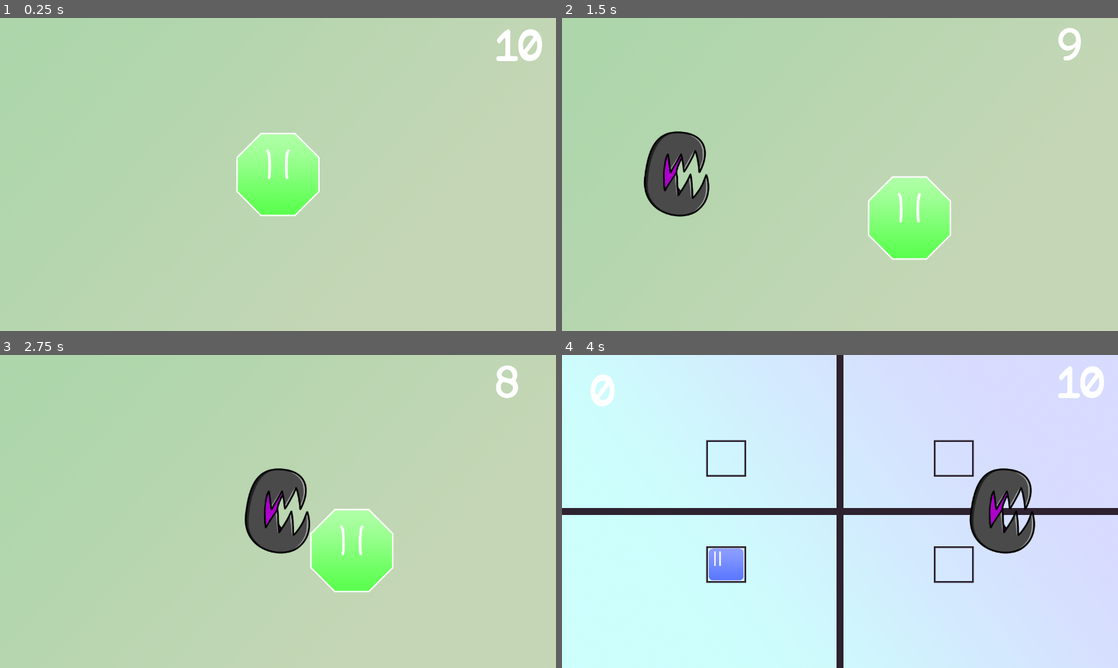
Above: before the commit, frames 1-4 (two rows, left to right).
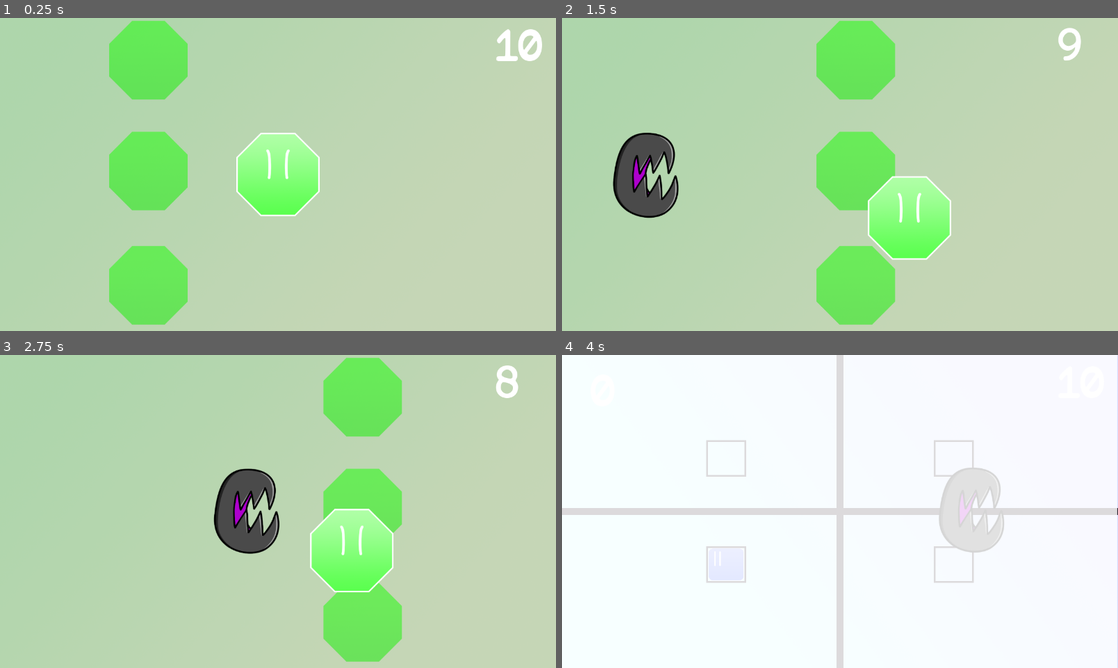
Above: after the commit, the same moments.

Repository: alexander-jenkins/2d-mania
Game: Godot game, scene res://scenes/levels/translate_level.tscn
Same seed, same stepped clock (60 frames per second), same inputs: the game is played once before the commit and once after it. This scene is started directly instead of the project's main scene.
Inputs (mouse positions are in pixels of both pictures, inside the frame that each line leads up to):
- Up to frame 1 (0.25 s): no input
- Up to frame 2 (1.5 s): hold Right (Move_right) 0.53-1.28 s; hold Down (Move_down) from 1.28 s (still down)
- Up to frame 3 (2.75 s): release Down (Move_down) at 2.03 s; hold Right (Move_right) from 2.03 s (still down)
- Up to frame 4 (4 s): release Right (Move_right) at 2.78 s; hold Up (Move_up) 2.78-3.5 s; click (1056, 636) at 3.5 s

The runs differ from the first frame. In frame 1, 8.9% of the frame differs, in the area x 19-34%, y 0-98%; in frame 2, 12%; in frame 3, 11%; in frame 4, 99%, in the area x 0-100%, y 0-100%.

Commit message:
Fix flashing error

Diff:
--- a/scenes/levels/reflection_level.tscn
+++ b/scenes/levels/reflection_level.tscn
@@ -1,13 +1,17 @@
-[gd_scene load_steps=6 format=3 uid="uid://68cuv2tkpxnf"]
+[gd_scene load_steps=7 format=3 uid="uid://68cuv2tkpxnf"]
 
 [ext_resource type="PackedScene" uid="uid://cxvcmx3gcmuxd" path="res://scenes/objects/UI/UI.tscn" id="1_gweqd"]
 [ext_resource type="Script" path="res://scripts/ui/reflection_level.gd" id="1_xr63w"]
+[ext_resource type="PackedScene" uid="uid://cht8r2lt7fu23" path="res://scenes/ui/animetedBG.tscn" id="2_o01s4"]
 [ext_resource type="Texture2D" uid="uid://c4oyq6fj7ex5m" path="res://assets/images/player/RectBG.png" id="2_yvvso"]
 [ext_resource type="PackedScene" uid="uid://dd3jvhx2fakx1" path="res://scenes/objects/players/Rectangle.tscn" id="3_xxxhs"]
 [ext_resource type="PackedScene" uid="uid://b13arossmgg0l" path="res://scenes/ui/buttons.tscn" id="5_o5x16"]
 
 [node name="reflection_level" type="Node2D"]
 script = ExtResource("1_xr63w")
+
+[node name="animetedBG" parent="." instance=ExtResource("2_o01s4")]
+shape = 3
 
 [node name="Timer" type="Timer" parent="."]
 one_shot = true
--- a/scenes/levels/translate_level.tscn
+++ b/scenes/levels/translate_level.tscn
@@ -1,7 +1,8 @@
-[gd_scene load_steps=6 format=3 uid="uid://bygcaes1c2un3"]
+[gd_scene load_steps=7 format=3 uid="uid://bygcaes1c2un3"]
 
 [ext_resource type="Texture2D" uid="uid://cwp85y5as1uva" path="res://assets/images/player/PolyBG.png" id="1_gt6s7"]
 [ext_resource type="Script" path="res://scripts/ui/translate_level.gd" id="1_q1giy"]
+[ext_resource type="PackedScene" uid="uid://cht8r2lt7fu23" path="res://scenes/ui/animetedBG.tscn" id="2_1pc42"]
 [ext_resource type="PackedScene" uid="uid://dw1q1ijlm57wc" path="res://scenes/objects/players/Polygon.tscn" id="2_74s56"]
 [ext_resource type="PackedScene" uid="uid://cxvcmx3gcmuxd" path="res://scenes/objects/UI/UI.tscn" id="4_d41k5"]
 [ext_resource type="PackedScene" uid="uid://b13arossmgg0l" path="res://scenes/ui/buttons.tscn" id="5_vm8cx"]
@@ -9,34 +10,38 @@
 [node name="TranslateLevel" type="Node2D"]
 script = ExtResource("1_q1giy")
 
+[node name="animetedBG" parent="." instance=ExtResource("2_1pc42")]
+layer = -1
+shape = 2
+
 [node name="Polygon" parent="." instance=ExtResource("2_74s56")]
 position = Vector2(640, 360)
 
 [node name="spawn_origin" type="Node2D" parent="."]
 
 [node name="top_right" type="Node2D" parent="spawn_origin"]
-position = Vector2(1481, -189)
+position = Vector2(1526, -247)
 
 [node name="right" type="Node2D" parent="spawn_origin"]
-position = Vector2(1486, 360)
+position = Vector2(1532, 360)
 
 [node name="bottom_right" type="Node2D" parent="spawn_origin"]
-position = Vector2(1492, 919)
+position = Vector2(1532, 946)
 
 [node name="down" type="Node2D" parent="spawn_origin"]
-position = Vector2(640, 934)
+position = Vector2(640, 967)
 
 [node name="bottom_left" type="Node2D" parent="spawn_origin"]
-position = Vector2(-201, 905)
+position = Vector2(-229, 937)
 
 [node name="left" type="Node2D" parent="spawn_origin"]
-position = Vector2(-181, 360)
+position = Vector2(-252, 366)
 
 [node name="top_left" type="Node2D" parent="spawn_origin"]
-position = Vector2(-189, -190)
+position = Vector2(-233, -226)
 
 [node name="up" type="Node2D" parent="spawn_origin"]
-position = Vector2(640, -228)
+position = Vector2(637, -264)
 
 [node name="Timer" type="Timer" parent="."]
 one_shot = true
--- a/scenes/objects/UI/Scene_transition.tscn
+++ b/scenes/objects/UI/Scene_transition.tscn
@@ -414,7 +414,6 @@
 script = ExtResource("1")
 
 [node name="dissolve_rect" type="ColorRect" parent="."]
-visible = false
 modulate = Color(1, 1, 1, 0)
 offset_right = 1278.0
 offset_bottom = 723.0
--- a/scenes/ui/animetedBG.tscn
+++ b/scenes/ui/animetedBG.tscn
@@ -58,7 +58,7 @@
 tracks/4/type = "value"
 tracks/4/imported = false
 tracks/4/enabled = true
-tracks/4/path = NodePath("../../cricle/Sprite2D:visible")
+tracks/4/path = NodePath("../../Poly/Node2D:visible")
 tracks/4/interp = 1
 tracks/4/loop_wrap = true
 tracks/4/keys = {
@@ -70,10 +70,22 @@
 tracks/5/type = "value"
 tracks/5/imported = false
 tracks/5/enabled = true
-tracks/5/path = NodePath("../../cricle/Sprite2D2:visible")
+tracks/5/path = NodePath("../../cricle/Sprite2D:visible")
 tracks/5/interp = 1
 tracks/5/loop_wrap = true
 tracks/5/keys = {
+"times": PackedFloat32Array(0),
+"transitions": PackedFloat32Array(1),
+"update": 1,
+"values": [false]
+}
+tracks/6/type = "value"
+tracks/6/imported = false
+tracks/6/enabled = true
+tracks/6/path = NodePath("../../cricle/Sprite2D2:visible")
+tracks/6/interp = 1
+tracks/6/loop_wrap = true
+tracks/6/keys = {
 "times": PackedFloat32Array(0),
 "transitions": PackedFloat32Array(1),
 "update": 1,
@@ -109,106 +121,6 @@
 tracks/2/type = "value"
 tracks/2/imported = false
 tracks/2/enabled = true
-tracks/2/path = NodePath("../../cricle/Sprite2D:rotation")
-tracks/2/interp = 1
-tracks/2/loop_wrap = true
-tracks/2/keys = {
-"times": PackedFloat32Array(0),
-"transitions": PackedFloat32Array(1),
-"update": 0,
-"values": [0.0]
-}
-tracks/3/type = "value"
-tracks/3/imported = false
-tracks/3/enabled = true
-tracks/3/path = NodePath("../../cricle/Sprite2D2:rotation")
-tracks/3/interp = 1
-tracks/3/loop_wrap = true
-tracks/3/keys = {
-"times": PackedFloat32Array(0),
-"transitions": PackedFloat32Array(1),
-"update": 0,
-"values": [0.0]
-}
-tracks/4/type = "value"
-tracks/4/imported = false
-tracks/4/enabled = true
-tracks/4/path = NodePath("../TextureRect:visible")
-tracks/4/interp = 1
-tracks/4/loop_wrap = true
-tracks/4/keys = {
-"times": PackedFloat32Array(0),
-"transitions": PackedFloat32Array(1),
-"update": 1,
-"values": [false]
-}
-tracks/5/type = "value"
-tracks/5/imported = false
-tracks/5/enabled = true
-tracks/5/path = NodePath(".:visible")
-tracks/5/interp = 1
-tracks/5/loop_wrap = true
-tracks/5/keys = {
-"times": PackedFloat32Array(0),
-"transitions": PackedFloat32Array(1),
-"update": 1,
-"values": [false]
-}
-tracks/6/type = "value"
-tracks/6/imported = false
-tracks/6/enabled = true
-tracks/6/path = NodePath("../../cricle/Sprite2D:visible")
-tracks/6/interp = 1
-tracks/6/loop_wrap = true
-tracks/6/keys = {
-"times": PackedFloat32Array(0),
-"transitions": PackedFloat32Array(1),
-"update": 1,
-"values": [false]
-}
-tracks/7/type = "value"
-tracks/7/imported = false
-tracks/7/enabled = true
-tracks/7/path = NodePath("../../cricle/Sprite2D2:visible")
-tracks/7/interp = 1
-tracks/7/loop_wrap = true
-tracks/7/keys = {
-"times": PackedFloat32Array(0),
-"transitions": PackedFloat32Array(1),
-"update": 1,
-"values": [false]
-}
-
-[sub_resource type="Animation" id="Animation_pedrd"]
-resource_name = "SpinAround"
-length = 3.0
-tracks/0/type = "value"
-tracks/0/imported = false
-tracks/0/enabled = true
-tracks/0/path = NodePath("../../cricle/Sprite2D:rotation")
-tracks/0/interp = 1
-tracks/0/loop_wrap = true
-tracks/0/keys = {
-"times": PackedFloat32Array(0, 2.975),
-"transitions": PackedFloat32Array(1, 1),
-"update": 0,
-"values": [0.0, 6.28319]
-}
-tracks/1/type = "value"
-tracks/1/imported = false
-tracks/1/enabled = true
-tracks/1/path = NodePath("../../cricle/Sprite2D2:rotation")
-tracks/1/interp = 1
-tracks/1/loop_wrap = true
-tracks/1/keys = {
-"times": PackedFloat32Array(0, 2.975),
-"transitions": PackedFloat32Array(1, 1),
-"update": 0,
-"values": [0.0, -6.28319]
-}
-tracks/2/type = "value"
-tracks/2/imported = false
-tracks/2/enabled = true
 tracks/2/path = NodePath("../TextureRect:visible")
 tracks/2/interp = 1
 tracks/2/loop_wrap = true
@@ -233,14 +145,14 @@
 tracks/4/type = "value"
 tracks/4/imported = false
 tracks/4/enabled = true
-tracks/4/path = NodePath("../../cricle/Sprite2D2:visible")
+tracks/4/path = NodePath("../../Poly/Node2D:position")
 tracks/4/interp = 1
 tracks/4/loop_wrap = true
 tracks/4/keys = {
 "times": PackedFloat32Array(0),
 "transitions": PackedFloat32Array(1),
-"update": 1,
-"values": [true]
+"update": 0,
+"values": [Vector2(7.62939e-06, 0)]
 }
 tracks/5/type = "value"
 tracks/5/imported = false
@@ -252,7 +164,143 @@
 "times": PackedFloat32Array(0),
 "transitions": PackedFloat32Array(1),
 "update": 1,
+"values": [false]
+}
+tracks/6/type = "value"
+tracks/6/imported = false
+tracks/6/enabled = true
+tracks/6/path = NodePath("../../cricle/Sprite2D2:visible")
+tracks/6/interp = 1
+tracks/6/loop_wrap = true
+tracks/6/keys = {
+"times": PackedFloat32Array(0),
+"transitions": PackedFloat32Array(1),
+"update": 1,
+"values": [false]
+}
+tracks/7/type = "value"
+tracks/7/imported = false
+tracks/7/enabled = true
+tracks/7/path = NodePath("../../Poly/Node2D:visible")
+tracks/7/interp = 1
+tracks/7/loop_wrap = true
+tracks/7/keys = {
+"times": PackedFloat32Array(0),
+"transitions": PackedFloat32Array(1),
+"update": 1,
+"values": [false]
+}
+tracks/8/type = "value"
+tracks/8/imported = false
+tracks/8/enabled = true
+tracks/8/path = NodePath("../../cricle/Sprite2D:rotation")
+tracks/8/interp = 1
+tracks/8/loop_wrap = true
+tracks/8/keys = {
+"times": PackedFloat32Array(0),
+"transitions": PackedFloat32Array(1),
+"update": 0,
+"values": [6.28319]
+}
+tracks/9/type = "value"
+tracks/9/imported = false
+tracks/9/enabled = true
+tracks/9/path = NodePath("../../cricle/Sprite2D2:rotation")
+tracks/9/interp = 1
+tracks/9/loop_wrap = true
+tracks/9/keys = {
+"times": PackedFloat32Array(0),
+"transitions": PackedFloat32Array(1),
+"update": 0,
+"values": [6.28319]
+}
+
+[sub_resource type="Animation" id="Animation_pedrd"]
+resource_name = "SpinAround"
+length = 3.0
+tracks/0/type = "value"
+tracks/0/imported = false
+tracks/0/enabled = true
+tracks/0/path = NodePath("../TextureRect:visible")
+tracks/0/interp = 1
+tracks/0/loop_wrap = true
+tracks/0/keys = {
+"times": PackedFloat32Array(0),
+"transitions": PackedFloat32Array(1),
+"update": 1,
+"values": [false]
+}
+tracks/1/type = "value"
+tracks/1/imported = false
+tracks/1/enabled = true
+tracks/1/path = NodePath(".:visible")
+tracks/1/interp = 1
+tracks/1/loop_wrap = true
+tracks/1/keys = {
+"times": PackedFloat32Array(0),
+"transitions": PackedFloat32Array(1),
+"update": 1,
+"values": [false]
+}
+tracks/2/type = "value"
+tracks/2/imported = false
+tracks/2/enabled = true
+tracks/2/path = NodePath("../../Poly/Node2D:visible")
+tracks/2/interp = 1
+tracks/2/loop_wrap = true
+tracks/2/keys = {
+"times": PackedFloat32Array(0),
+"transitions": PackedFloat32Array(1),
+"update": 1,
+"values": [false]
+}
+tracks/3/type = "value"
+tracks/3/imported = false
+tracks/3/enabled = true
+tracks/3/path = NodePath("../../cricle/Sprite2D:visible")
+tracks/3/interp = 1
+tracks/3/loop_wrap = true
+tracks/3/keys = {
+"times": PackedFloat32Array(0),
+"transitions": PackedFloat32Array(1),
+"update": 1,
 "values": [true]
+}
+tracks/4/type = "value"
+tracks/4/imported = false
+tracks/4/enabled = true
+tracks/4/path = NodePath("../../cricle/Sprite2D2:visible")
+tracks/4/interp = 1
+tracks/4/loop_wrap = true
+tracks/4/keys = {
+"times": PackedFloat32Array(0),
+"transitions": PackedFloat32Array(1),
+"update": 1,
+"values": [true]
+}
+tracks/5/type = "value"
+tracks/5/imported = false
+tracks/5/enabled = true
+tracks/5/path = NodePath("../../cricle/Sprite2D:rotation")
+tracks/5/interp = 1
+tracks/5/loop_wrap = true
+tracks/5/keys = {
+"times": PackedFloat32Array(0, 3),
+"transitions": PackedFloat32Array(1, 1),
+"update": 0,
+"values": [0.0, 6.28319]
+}
+tracks/6/type = "value"
+tracks/6/imported = false
+tracks/6/enabled = true
+tracks/6/path = NodePath("../../cricle/Sprite2D2:rotation")
+tracks/6/interp = 1
+tracks/6/loop_wrap = true
+tracks/6/keys = {
+"times": PackedFloat32Array(0, 3),
+"transitions": PackedFloat32Array(1, 1),
+"update": 0,
+"values": [0.0, 6.28319]
 }
 
 [sub_resource type="Animation" id="Animation_ydgr0"]
@@ -282,9 +330,86 @@
 "values": [Vector2(2.058, 2), Vector2(0.5, 0.485)]
 }
 
+[sub_resource type="Animation" id="Animation_vos4j"]
+resource_name = "PolyMove"
+length = 2.0
+tracks/0/type = "value"
+tracks/0/imported = false
+tracks/0/enabled = true
+tracks/0/path = NodePath("../../Poly/Node2D:position")
+tracks/0/interp = 1
+tracks/0/loop_wrap = true
+tracks/0/keys = {
+"times": PackedFloat32Array(0, 1, 2),
+"transitions": PackedFloat32Array(1, 1, 1),
+"update": 0,
+"values": [Vector2(7.62939e-06, 0), Vector2(1057, 0), Vector2(0, 0)]
+}
+tracks/1/type = "value"
+tracks/1/imported = false
+tracks/1/enabled = true
+tracks/1/path = NodePath("../TextureRect:visible")
+tracks/1/interp = 1
+tracks/1/loop_wrap = true
+tracks/1/keys = {
+"times": PackedFloat32Array(0),
+"transitions": PackedFloat32Array(1),
+"update": 1,
+"values": [false]
+}
+tracks/2/type = "value"
+tracks/2/imported = false
+tracks/2/enabled = true
+tracks/2/path = NodePath(".:visible")
+tracks/2/interp = 1
+tracks/2/loop_wrap = true
+tracks/2/keys = {
+"times": PackedFloat32Array(0),
+"transitions": PackedFloat32Array(1),
+"update": 1,
+"values": [false]
+}
+tracks/3/type = "value"
+tracks/3/imported = false
+tracks/3/enabled = true
+tracks/3/path = NodePath("../../cricle/Sprite2D:visible")
+tracks/3/interp = 1
+tracks/3/loop_wrap = true
+tracks/3/keys = {
+"times": PackedFloat32Array(0),
+"transitions": PackedFloat32Array(1),
+"update": 1,
+"values": [false]
+}
+tracks/4/type = "value"
+tracks/4/imported = false
+tracks/4/enabled = true
+tracks/4/path = NodePath("../../cricle/Sprite2D2:visible")
+tracks/4/interp = 1
+tracks/4/loop_wrap = true
+tracks/4/keys = {
+"times": PackedFloat32Array(0),
+"transitions": PackedFloat32Array(1),
+"update": 1,
+"values": [false]
+}
+tracks/5/type = "value"
+tracks/5/imported = false
+tracks/5/enabled = true
+tracks/5/path = NodePath("../../Poly/Node2D:visible")
+tracks/5/interp = 1
+tracks/5/loop_wrap = true
+tracks/5/keys = {
+"times": PackedFloat32Array(0),
+"transitions": PackedFloat32Array(1),
+"update": 1,
+"values": [true]
+}
+
 [sub_resource type="AnimationLibrary" id="AnimationLibrary_jqias"]
 _data = {
 "MoveUp": SubResource("Animation_i684y"),
+"PolyMove": SubResource("Animation_vos4j"),
 "RESET": SubResource("Animation_e3h36"),
 "SpinAround": SubResource("Animation_pedrd"),
 "move down": SubResource("Animation_ydgr0")
@@ -321,6 +446,7 @@
 visible = false
 modulate = Color(1, 1, 1, 0.54902)
 position = Vector2(-1, 360)
+rotation = 6.28319
 scale = Vector2(1.29333, 1.29333)
 texture = ExtResource("3_pjidd")
 
@@ -328,8 +454,38 @@
 visible = false
 self_modulate = Color(1, 1, 1, 0.54902)
 position = Vector2(1283, 360)
+rotation = 6.28319
 scale = Vector2(1.29333, 1.29333)
 texture = ExtResource("3_pjidd")
+
+[node name="Poly" type="Node" parent="."]
+
+[node name="Node2D" type="Node2D" parent="Poly"]
+visible = false
+modulate = Color(1, 1, 1, 0.498039)
+position = Vector2(7.62939e-06, 0)
+scale = Vector2(1, 1)
+
+[node name="Sprite2D" type="Sprite2D" parent="Poly/Node2D"]
+position = Vector2(112, 97)
+scale = Vector2(0.66, 0.66)
+texture = ExtResource("1_agqv8")
+hframes = 5
+frame = 3
+
+[node name="Sprite2D3" type="Sprite2D" parent="Poly/Node2D"]
+position = Vector2(112, 615)
+scale = Vector2(0.66, 0.66)
+texture = ExtResource("1_agqv8")
+hframes = 5
+frame = 3
+
+[node name="Sprite2D2" type="Sprite2D" parent="Poly/Node2D"]
+position = Vector2(112, 352)
+scale = Vector2(0.66, 0.66)
+texture = ExtResource("1_agqv8")
+hframes = 5
+frame = 3
 
 [node name="AnimationPlayer" type="AnimationPlayer" parent="."]
 root_node = NodePath("../Triangle/TextureRect2")
--- a/scripts/ui/animetedBG.gd
+++ b/scripts/ui/animetedBG.gd
@@ -8,3 +8,5 @@
 			$AnimationPlayer.play("MoveUp")
 		1:
 			$AnimationPlayer.play("SpinAround")
+		2:
+			$AnimationPlayer.play("PolyMove")
Not shown: 1 places in scenes/ui/animetedBG.tscn that only renumber resources
